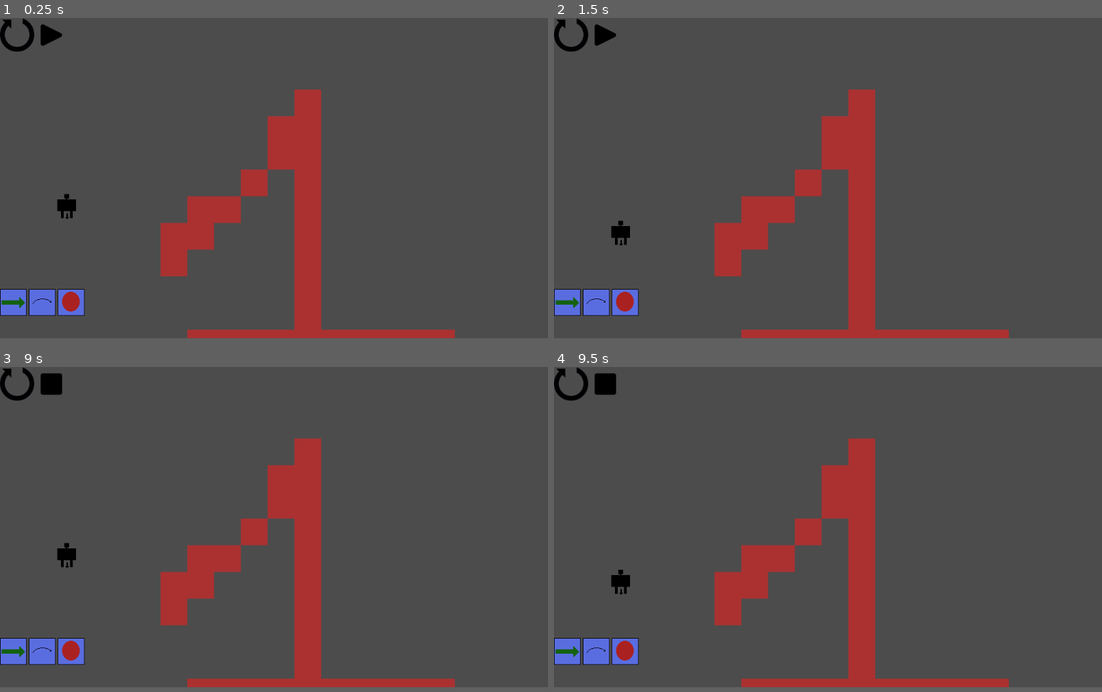
Above: before the commit, frames 1-4 (two rows, left to right).
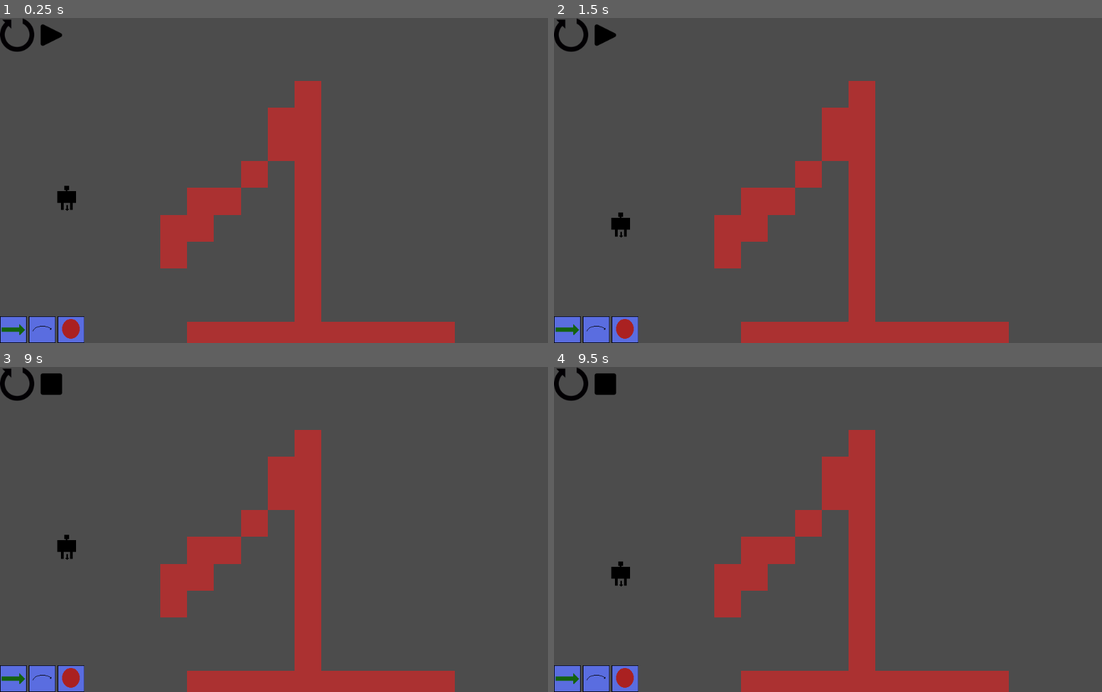
Above: after the commit, the same moments.

Repository: Gorglomux/MazeEscape
Game: Godot game, scene res://Main.tscn
Same seed, same stepped clock (60 frames per second), same inputs: the game is played once before the commit and once after it.
Inputs (mouse positions are in pixels of both pictures, inside the frame that each line leads up to; where the layout moved, square brackets give the same spot in the first picture):
- Up to frame 1 (0.25 s): no input
- Up to frame 2 (1.5 s): click (603, 34) at 0.5 s; click (603, 34) at 1.25 s
- Up to frame 3 (9 s): click (16, 383) at 2 s; click (16, 383) at 2.75 s; click (16, 383) at 3.5 s; click (10, 672) [10, 653] at 4.25 s; click (43, 672) [43, 653] at 5 s; click (71, 672) [71, 653] at 5.75 s; click (10, 672) [10, 653] at 6.5 s; click (43, 672) [43, 653] at 7.25 s; click (71, 672) [71, 653] at 8 s; click (49, 383) at 8.75 s
- Up to frame 4 (9.5 s): no input
In our replay, the window is 800x468 before the commit and 800x475 after it. These sizes can differ from the game's own. Grey fills any space a smaller window leaves; there, only what the larger window draws over its background counts as a difference.

The runs differ from the first frame. In frame 1, 5.8% of the frame differs, in the area x 0-100%, y 19-100%; in frame 2, 5.8%; in frame 3, 5.8%; in frame 4, 5.8%.

Commit message:
Interface_Fonctionnel

Diff:
--- a/MazeEscape/Board.tscn
+++ b/MazeEscape/Board.tscn
@@ -6,4 +6,4 @@
 tile_set = ExtResource( 1 )
 cell_size = Vector2( 50, 50 )
 format = 1
-tile_data = PoolIntArray( 0, 536870915, 0, 1, 3, 0, 2, 3, 0, …(88 unchanged characters)… 3, 0, 13, 3, 0, 65536, 536870915, 0, 65549, 3, 0, 131072, 3, 0, 131085, 3, 0, 196608, 3, 0, 196610, 8, 0, 196613, 11, 0, 196621, 3, 0, 262144, 3, 0, 262145, 3, 0, 262146, 3, 0, 262147, 3, 0, 262148, 3, 0, 262149, 4, 0, 262157, 3, 0, 327680, 3, 0, 327681, 0, 0, 327682, 0, 0, 327683, 0, 0, 327690, 2, 0, 327693, 3, 0, 393216, 3, 0, 393217, 0, 0, 393218, 1, 0, 393219, 0, 0, 393222, 4, 0, 393229, 3, 0, 458752, 3, 0, 458753, 0, 0, 458754, 0, 0, 458755, 0, 0, 458765, 3, 0, 524288, 3, 0, 524294, 5, 0, 524301, 3, 0, 589824, …(245 unchanged characters)…
+tile_data = PoolIntArray( 0, 536870915, 0, 1, 3, 0, 2, 3, 0, …(88 unchanged characters)… 3, 0, 13, 3, 0, 65536, 536870915, 0, 65538, 2, 0, 65542, 11, 0, 65546, 9, 0, 65549, 3, 0, 131072, 3, 0, 131085, 3, 0, 196608, 3, 0, 196610, 8, 0, 196613, 11, 0, 196621, 3, 0, 262144, 3, 0, 262145, 3, 0, 262146, 3, 0, 262147, 3, 0, 262148, 3, 0, 262149, 4, 0, 262157, 3, 0, 327680, 3, 0, 327681, 0, 0, 327682, 0, 0, 327683, 0, 0, 327693, 3, 0, 393216, 3, 0, 393217, 0, 0, 393218, 1, 0, 393219, 0, 0, 393222, 4, 0, 393229, 3, 0, 458752, 3, 0, 458753, 0, 0, 458754, 0, 0, 458755, 0, 0, 458758, 8, 0, 458762, 10, 0, 458765, 3, 0, 524288, 3, 0, 524293, 8, 0, 524294, 5, 0, 524301, 3, 0, 589824, …(245 unchanged characters)…
--- a/MazeEscape/BoardContainer.gd
+++ b/MazeEscape/BoardContainer.gd
@@ -1,4 +1,4 @@
-extends MarginContainer
+extends VBoxContainer
 
 enum DIRECTION{HAUT,BAS,GAUCHE,DROITE}
 
--- a/MazeEscape/Main.gd
+++ b/MazeEscape/Main.gd
@@ -35,7 +35,6 @@
 	levelEnCours += 1
 	board = level
 	$VBoxContainer/BoardContainer.add_child(level)
-
 
 #Fonction servant a récupérer la liste de scènes (niveaux) contenue dans le fichier de niveaux
 func get_list_levels():
@@ -78,7 +77,6 @@
 
 
 
-
 func _process(delta):
 
 	match current_action :
--- a/MazeEscape/Main.tscn
+++ b/MazeEscape/Main.tscn
@@ -9,36 +9,34 @@
 script = ExtResource( 1 )
 
 [node name="VBoxContainer" type="VBoxContainer" parent="."]
-margin_right = 40.0
-margin_bottom = 604.0
+margin_right = 1024.0
+margin_bottom = 600.0
 rect_min_size = Vector2( 0, 600 )
 
-[node name="MenuContainer" type="MarginContainer" parent="VBoxContainer"]
-margin_right = 40.0
-margin_bottom = 80.0
-rect_min_size = Vector2( 10, 80 )
+[node name="MenuContainer" type="VBoxContainer" parent="VBoxContainer"]
+editor/display_folded = true
+margin_right = 1024.0
+margin_bottom = 64.0
+rect_min_size = Vector2( 10, 64 )
 
 [node name="Menu" parent="VBoxContainer/MenuContainer" instance=ExtResource( 2 )]
-margin_right = 40.0
-margin_bottom = 80.0
+margin_right = 1024.0
 
-[node name="BoardContainer" type="MarginContainer" parent="VBoxContainer"]
-margin_top = 84.0
-margin_right = 40.0
-margin_bottom = 504.0
-rect_min_size = Vector2( 10, 420 )
+[node name="BoardContainer" type="VBoxContainer" parent="VBoxContainer"]
+margin_top = 68.0
+margin_right = 1024.0
+margin_bottom = 554.0
+rect_min_size = Vector2( 0, 486 )
 script = ExtResource( 3 )
 
-[node name="MarginContainer" type="MarginContainer" parent="VBoxContainer"]
-margin_top = 508.0
-margin_right = 40.0
-margin_bottom = 518.0
-rect_min_size = Vector2( 10, 10 )
+[node name="MarginContainer" type="HBoxContainer" parent="VBoxContainer"]
+margin_top = 558.0
+margin_right = 1024.0
+margin_bottom = 608.0
+rect_min_size = Vector2( 158, 50 )
 
 [node name="PlayerActions" parent="VBoxContainer/MarginContainer" instance=ExtResource( 4 )]
 anchor_right = 0.0
 anchor_bottom = 0.0
-margin_left = 0.0
-margin_top = 0.0
-margin_right = 40.0
-margin_bottom = 10.0
+margin_right = 0.0
+margin_bottom = 50.0
--- a/MazeEscape/Menu.tscn
+++ b/MazeEscape/Menu.tscn
@@ -9,17 +9,15 @@
 script = ExtResource( 1 )
 
 [node name="PlayButton" type="TextureButton" parent="."]
-margin_left = 63.8856
-margin_top = -3.8147e-006
-margin_right = 127.886
+margin_left = 64.0
+margin_right = 128.0
 margin_bottom = 64.0
 toggle_mode = true
 texture_normal = ExtResource( 2 )
 texture_pressed = ExtResource( 3 )
 
 [node name="RestartButton" type="TextureButton" parent="."]
-margin_left = 0.487686
-margin_right = 64.4877
+margin_right = 64.0
 margin_bottom = 64.0
 toggle_mode = true
 texture_normal = ExtResource( 4 )
--- a/MazeEscape/PlayerActions.tscn
+++ b/MazeEscape/PlayerActions.tscn
@@ -9,10 +9,8 @@
 [node name="Control" type="Control"]
 anchor_right = 1.0
 anchor_bottom = 1.0
-margin_left = 0.38665
-margin_top = 2.64147
-margin_right = 0.386597
-margin_bottom = 2.64148
+margin_right = -866.0
+margin_bottom = -550.0
 script = ExtResource( 1 )
 
 [node name="Icons" type="GridContainer" parent="."]
--- a/MazeEscape/project.godot
+++ b/MazeEscape/project.godot
@@ -19,6 +19,11 @@
 run/main_scene="res://Main.tscn"
 config/icon="res://icon.png"
 
+[display]
+
+window/size/height=608
+window/stretch/mode="2d"
+
 [rendering]
 
 environment/default_environment="res://default_env.tres"
